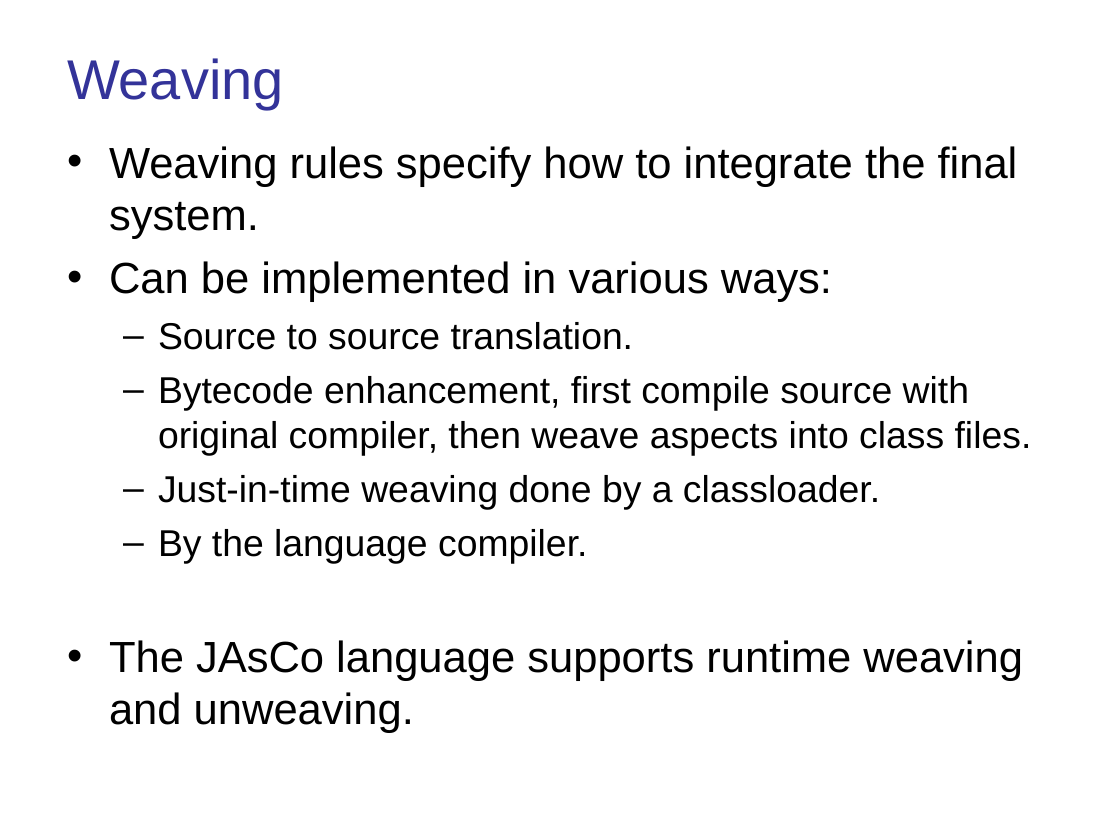
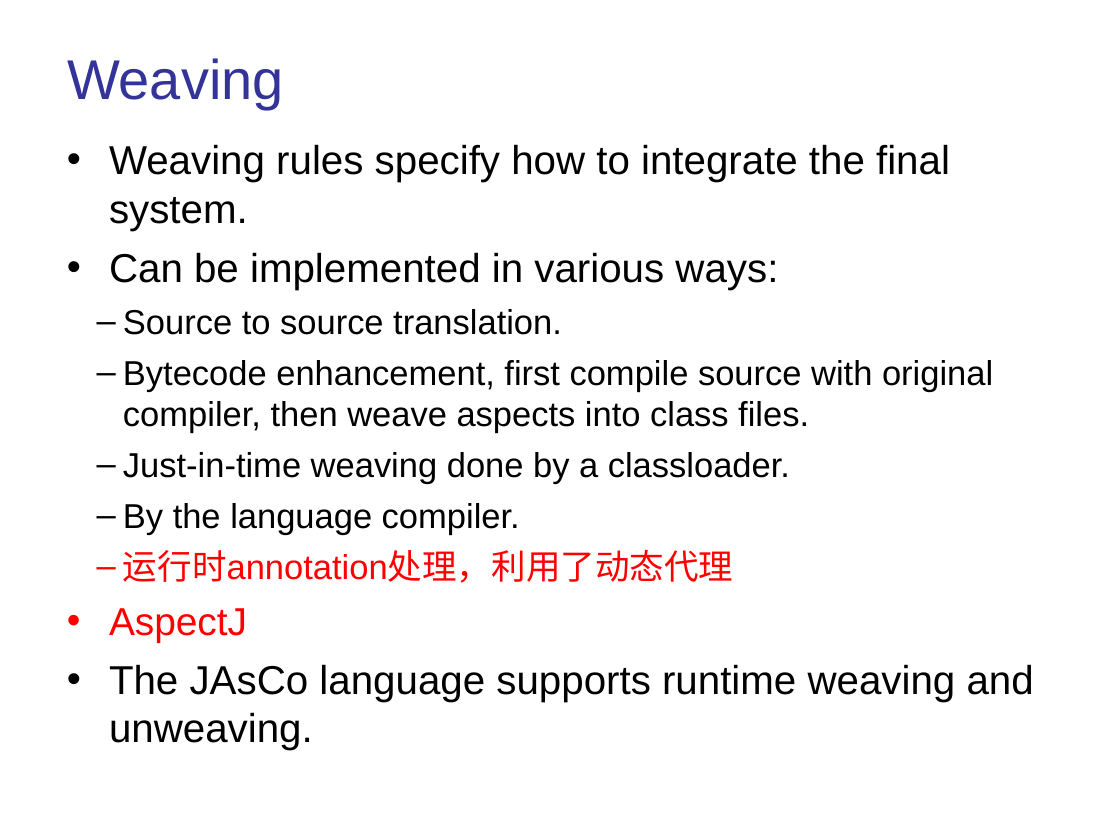
Before and after one commit to baiyuqi/course-space, a slide deck: slide 8 of document/讲义（ppt）/面向切面编程.ppt (slide 6 before the commit). Drawn at 1120x840 pixels with LibreOffice and Linux fonts; fonts in the diff are those of the drawing. Boxes give left, top, right and bottom in pixels: in the first picture for what was removed or moved away, otherwise in the second. Text is boxed around its words. In the diff, an @@ line names an element or a change of style, - is before the commit and + after.

```diff
--- a/document/讲义（ppt）/面向切面编程.ppt
+++ b/document/讲义（ppt）/面向切面编程.ppt
@@ text at (x1=109, y1=144, x2=1034, y2=750): size 28 to 25.9 pt in "Weaving rules specify how to integrate the ...", "Can be implemented in various ways:", "The JAsCo language supports runtime weaving and ..."; size 24 to 22.2 pt in "Source to source translation.", "Bytecode enhancement, first compile source with original ...", "Just-in-time weaving done by a classloader.", "By the language compiler."; indent changed @@
@@ text at (x1=109, y1=550, x2=733, y2=642): paragraphs added @@
+  – 运行时annotation处理，利用了动态代理
+• AspectJ
```
Also in this commit, not shown: 20 other slides changed, 3 slides added, 26 other files.
